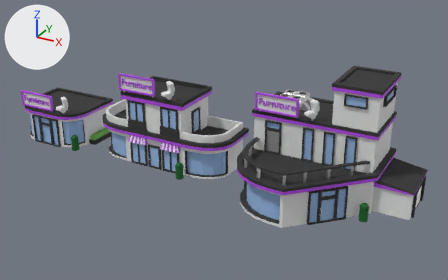
The FBX model Assets/Models/1/furniture.fbx: old version first, new version second.
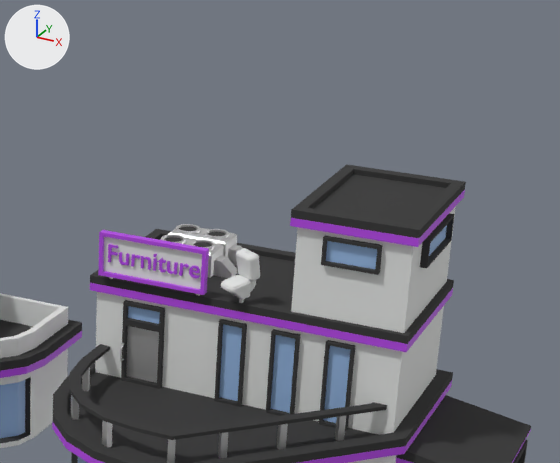
Old and new are each drawn whole from a camera (50 mm lens) standing at (24.16, -24.97, 14.28) and looking at (10.56, -0.25, 1.92) and again close up on the part from 48% to 98% of the width and 0% to 66% of the height. Arrows for +X, +Y and +Z are at upper left; the lights stay in place. Where no turn or scale is listed for an object, it has been applied to the vertices. Vertices at the same position are counted once.

Objects in the first close-up: 'furniture_t2', 'furniture_t3'.
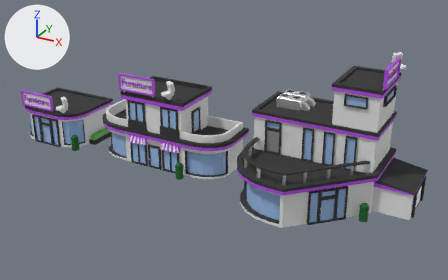
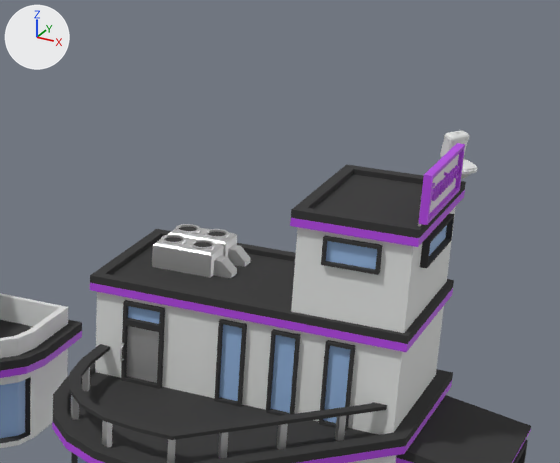
Pixel boxes (x1, y1, x2, y2) of what changed, in the close-ups (560 x 463 px; the box of a moved part takes in the faces that stretch with it):
'furniture_t3', reshaped
    before: (52, 164, 531, 463)
    after: (52, 130, 531, 463)
part 1 of me_cube_007, moved or reshaped
    before: (98, 230, 209, 295)
    after: (419, 143, 465, 225)
part 2 of me_cube_007, moved or reshaped
    before: (189, 265, 200, 278)
    after: (454, 165, 459, 178)
part 3 of me_cube_007, moved or reshaped
    before: (179, 263, 189, 276)
    after: (451, 168, 456, 183)
part 4 of me_cube_007, moved or reshaped
    before: (167, 261, 178, 275)
    after: (448, 171, 453, 186)
part 5 of me_cube_007, moved or reshaped
    before: (157, 257, 166, 272)
    after: (445, 173, 450, 188)
part 6 of me_cube_007, moved or reshaped
    before: (153, 258, 157, 271)
    after: (443, 177, 447, 191)
part 7 of me_cube_007, moved or reshaped
    before: (141, 256, 151, 270)
    after: (439, 180, 445, 195)
part 8 of me_cube_007, moved or reshaped
    before: (131, 254, 140, 267)
    after: (436, 183, 442, 198)
part 9 of me_cube_007, moved or reshaped
    before: (119, 252, 129, 266)
    after: (432, 186, 438, 201)
part 10 of me_cube_007, moved or reshaped
    before: (108, 244, 118, 262)
    after: (430, 183, 435, 205)
part 11 of me_cube_007, moved or reshaped
    before: (221, 275, 251, 299)
    after: (461, 158, 478, 179)
part 12 of me_cube_007, moved or reshaped
    before: (236, 248, 260, 281)
    after: (440, 130, 469, 158)
part 13 of me_cube_007, moved or reshaped (not visible afterwards)
    before: (250, 280, 256, 292)

What changed in the scene script:
```text
Change me_cube_007:
    where me_cube_007.from_pydata(...)  # 3024 vertices, 2956 faces; spans x -3.09..4.9, y -3.67..2.65, z 0.0..5.8
    used by ob_furniture_t3; location = (15.1, 0.0, 0.0)
    me_cube_007 part 1: the loose piece of 24 vertices spanning x -2.69..-0.59, y -0.63..-0.49, z 3.99..4.83 is turned 90 degrees about the z axis through its middle, then moved by (4.76, 1.15, 1.9)
    me_cube_007 part 2: the loose piece of 54 vertices spanning x -0.9..-0.71, y -0.61..-0.56, z 4.26..4.49 is turned 90 degrees about the z axis through its middle, then moved by (3.95, 2.01, 1.9)
    me_cube_007 part 3: the loose piece of 38 vertices spanning x -1.08..-0.92, y -0.61..-0.56, z 4.27..4.49 is turned 90 degrees about the z axis through its middle, then moved by (4.15, 1.81, 1.9)
    me_cube_007 part 4: the loose piece of 40 vertices spanning x -1.33..-1.15, y -0.61..-0.56, z 4.26..4.49 is turned 90 degrees about the z axis through its middle, then moved by (4.39, 1.57, 1.9)
    me_cube_007 part 5: the loose piece of 44 vertices spanning x -1.53..-1.36, y -0.61..-0.56, z 4.26..4.53 is turned 90 degrees about the z axis through its middle, then moved by (4.59, 1.37, 1.9)
    me_cube_007 part 6: the loose piece of 8 vertices spanning x -1.6..-1.56, y -0.61..-0.56, z 4.27..4.49 is turned 90 degrees about the z axis through its middle, then moved by (4.73, 1.23, 1.9)
    me_cube_007 part 7: the loose piece of 42 vertices spanning x -1.85..-1.66, y -0.61..-0.56, z 4.27..4.49 is turned 90 degrees about the z axis through its middle, then moved by (4.9, 1.06, 1.9)
    me_cube_007 part 8: the loose piece of 38 vertices spanning x -2.04..-1.88, y -0.61..-0.56, z 4.27..4.49 is turned 90 degrees about the z axis through its middle, then moved by (5.11, 0.85, 1.9)
    me_cube_007 part 9: the loose piece of 40 vertices spanning x -2.29..-2.1, y -0.61..-0.56, z 4.26..4.49 is turned 90 degrees about the z axis through its middle, then moved by (5.34, 0.62, 1.9)
    me_cube_007 part 10: the loose piece of 20 vertices spanning x -2.51..-2.33, y -0.61..-0.56, z 4.27..4.6 is turned 90 degrees about the z axis through its middle, then moved by (5.57, 0.39, 1.9)
    me_cube_007 part 11: the loose piece of 224 vertices spanning x -0.29..0.21, y -0.77..-0.24, z 4.0..4.36 is turned 90 degrees about the z axis through its middle, then moved by (3.11, 2.7, 1.9)
    me_cube_007 part 12: the loose piece of 344 vertices spanning x -0.15..0.33, y -0.52..-0.08, z 4.33..4.83 is turned 90 degrees about the z axis through its middle, then moved by (2.78, 2.62, 1.9)
    me_cube_007 part 13: the loose piece of 182 vertices spanning x -0.03..0.25, y -0.39..-0.14, z 4.07..4.37 is turned 90 degrees about the z axis through its middle, then moved by (2.72, 2.6, 1.9)
```
